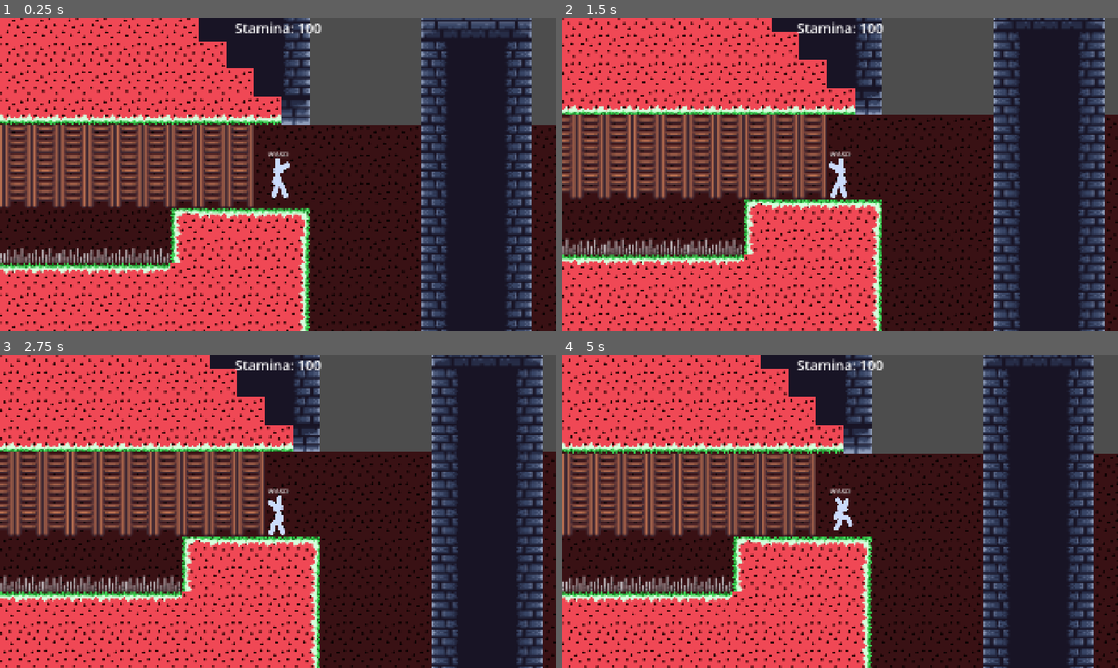
Above: before the commit, frames 1-4 (two rows, left to right).
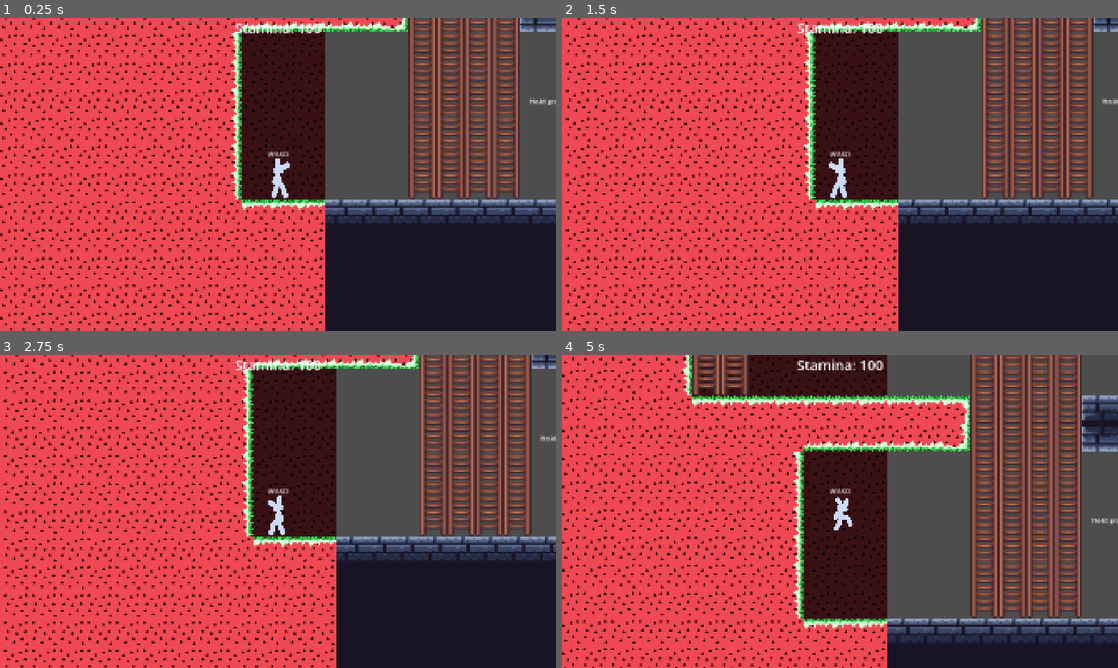
Above: after the commit, the same moments.

Repository: PHS-TSA/Flip-Flop
Game: Godot game, scene res://Level3.tscn
The game is run twice, just before and just after one commit, with the same random seed, the same clock (stepped at 60 frames per second) and the same inputs. This scene is started directly instead of the project's main scene. The engine's default icon, where the game draws it, is replaced by a stand-in: a white triangle on a blue panel in a dark square.
Inputs:
- Up to frame 1 (0.25 s): no input
- Up to frame 2 (1.5 s): hold S (s) 0.53-1.28 s; hold Right (right) from 0.53 s (still down); tap Up (up) at 0.77 s; tap Enter at 1.25 s; tap A (a) at 1.35 s
- Up to frame 3 (2.75 s): tap Up (up) at 1.52 s; tap S (s) at 1.55, 2.3 s; tap Space at 2 s; release Right (right) at 2.03 s; hold Left (left) from 2.03 s (still down); hold Q (arrowsgrab) from 2.03 s (still down)
- Up to frame 4 (5 s): tap Enter at 2.75, 4.25 s; release Left (left) at 2.78 s; release Q (arrowsgrab) at 2.78 s; hold Right (right) 2.78-4.28 s; tap D (d) at 2.85 s; tap Up (up) at 3.02, 3.77, 4.52 s; tap S (s) at 3.05, 4.55 s; tap Space at 3.5 s; hold S (s) 3.53-4.28 s; hold Left (left) from 4.28 s (still down); tap W (w) at 4.35 s

The runs differ from the first frame. In frame 1, 64% of the frame differs, in the area x 0-100%, y 0-100%; in frame 2, 63%; in frame 3, 63%; in frame 4, 73%.

Commit message:
boomshakalaka

Diff:
--- a/Level3.tscn
+++ b/Level3.tscn
@@ -77,7 +77,7 @@
 [node name="level" type="Node2D"]
 
 [node name="Player" parent="." instance=ExtResource("1_d3j5m")]
-position = Vector2(3896, -4401)
+position = Vector2(-300, 125)
 level = "res://Level3.tscn"
 
 [node name="TileMap" parent="." instance=ExtResource("3_1nlbs")]
Not shown, added: export_presets.cfg
